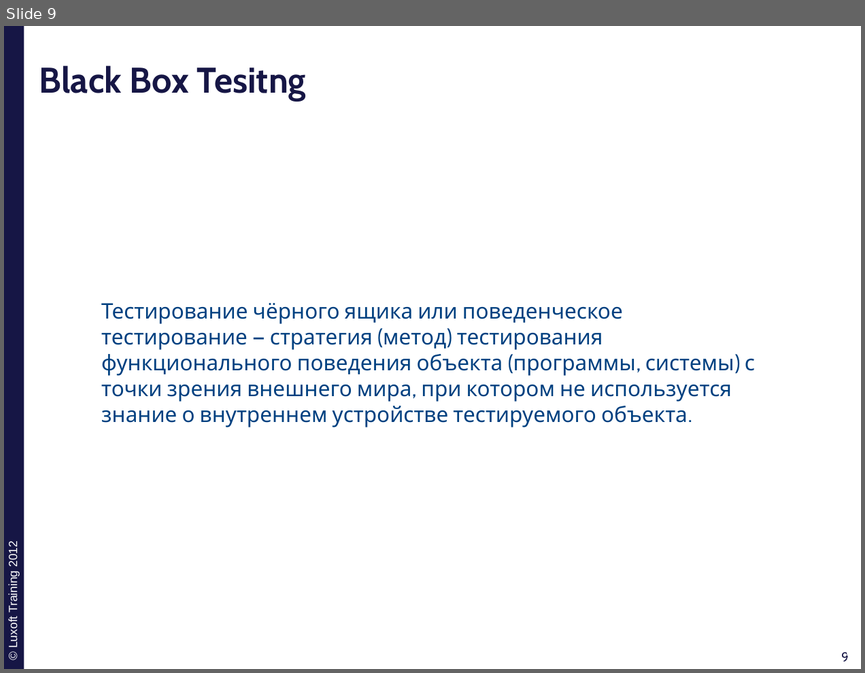
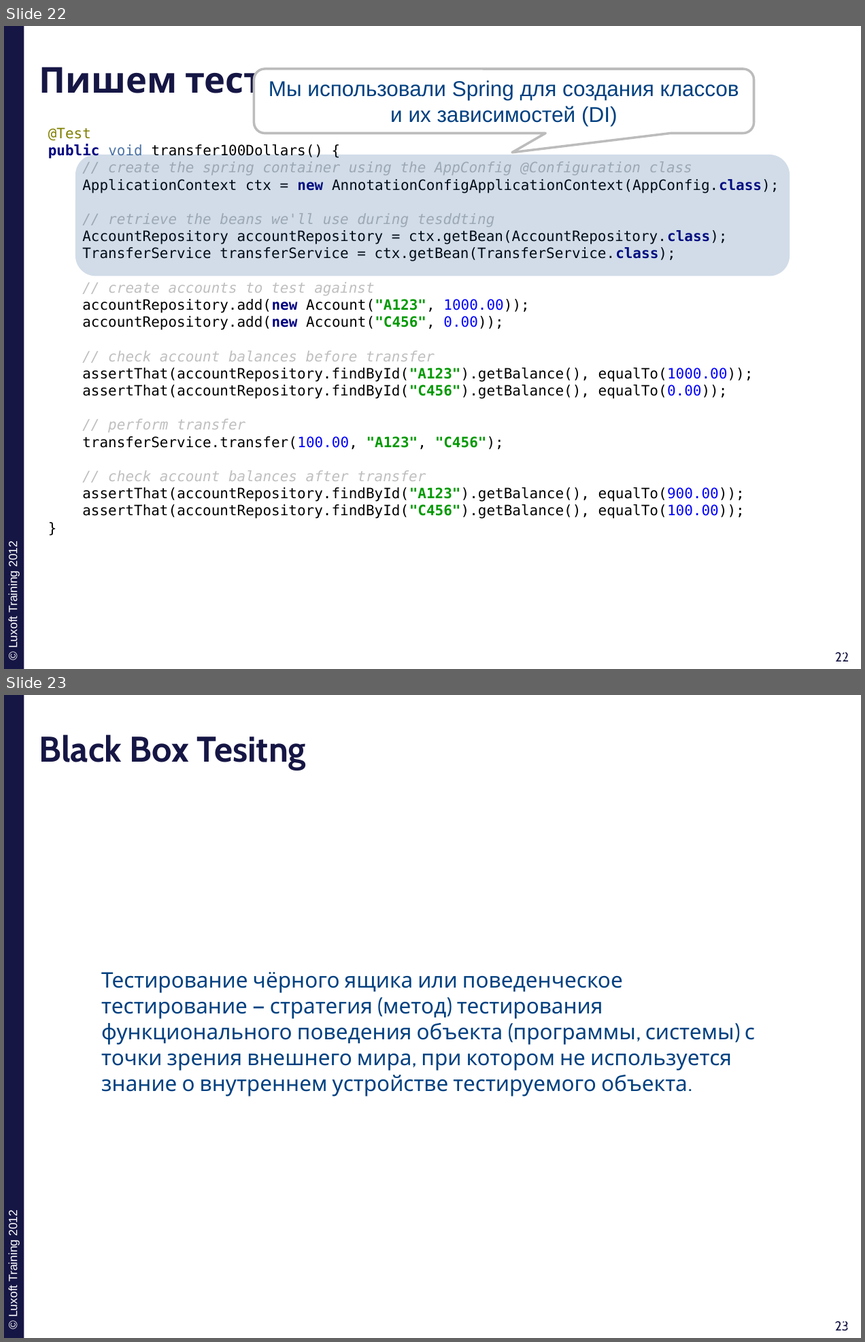
Before and after one commit to ivan-dyachenko/Trainings, a slide deck: Test Driven Development/materials/pptx/3. TDD-Integration.pptx. Shown one above the other, each under a label of ours: slide 9 before the commit, slides 22 and 23 after it. The pictures are 865x673 and 865x1342 pixels, drawn with LibreOffice and Linux fonts; fonts in the diff are those of the drawing; background and template pictures are left out. Boxes give left, top, right and bottom in pixels: in the first picture for what was removed or moved away, otherwise in the second. Text is boxed around its words. In the diff, an @@ line names an element or a change of style, - is before the commit and + after.

Commit message:
add simple spring integration tests

```diff
--- a/Test Driven Development/materials/pptx/3. TDD-Integration.pptx
+++ b/Test Driven Development/materials/pptx/3. TDD-Integration.pptx
@@ slide 22 added at [4,26,861,669], background #FFFFFF; not listed: 4 template elements that a slide beside it also shows @@
@@ title added at [39,67,264,102], 30 pt, text #161645, bold @@
+Пишем тест
@@ rounded speech box added at [254,69,753,133], fill #FFFFFF, outline #BDBDBD 2 pt, 18 pt, text #004080 @@
+Мы использовали Spring для создания классов и их зависимостей (DI)
@@ text added at [48,127,779,518], 12 pt, text #000000 @@
+@Test
+public void transfer100Dollars() {
+// create the spring container using the AppConfig @Configuration class
+ApplicationContext ctx = new AnnotationConfigApplicationContext(AppConfig.class);
+// retrieve the beans we'll use during tesddting
+AccountRepository accountRepository = ctx.getBean(AccountRepository.class);
+TransferService transferService = ctx.getBean(TransferService.class);
+// create accounts to test against
+accountRepository.add(new Account("A123", 1000.00));
+accountRepository.add(new Account("C456", 0.00));
+// check account balances before transfer
+assertThat(accountRepository.findById("A123").getBalance(), equalTo(1000.00));
+assertThat(accountRepository.findById("C456").getBalance(), equalTo(0.00));
+// perform transfer
+transferService.transfer(100.00, "A123", "C456");
+// check account balances after transfer
+assertThat(accountRepository.findById("A123").getBalance(), equalTo(900.00));
+assertThat(accountRepository.findById("C456").getBalance(), equalTo(100.00));
+}
@@ rounded rectangle added at [75,155,789,276], fill #004080 at 18% opacity @@
@@ what was slide 9 is now slide 23 @@
@@ page number at [835,1321,849,1331]: text changed @@
-9
+23
@@ page number at [840,1321,853,1331]: text changed @@
-9
+23
```
Also in this commit, not shown: 4 slides changed, 22 other slides added, 10 other files.
